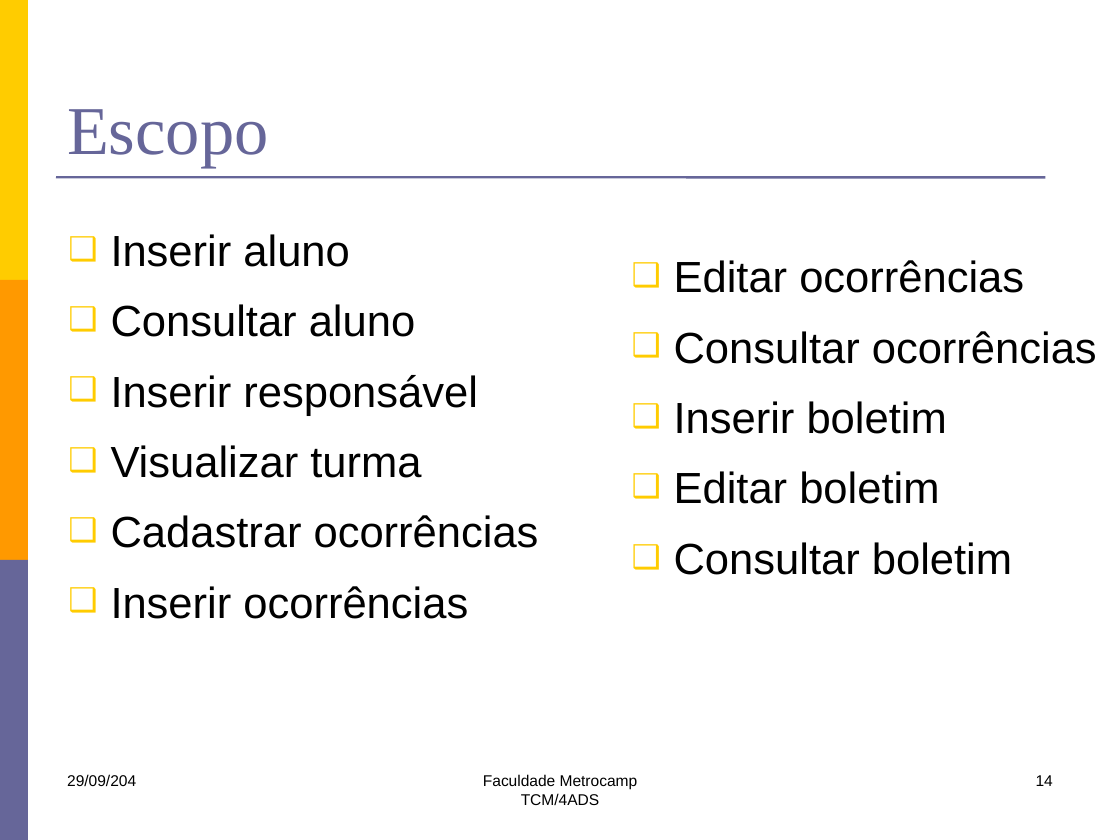
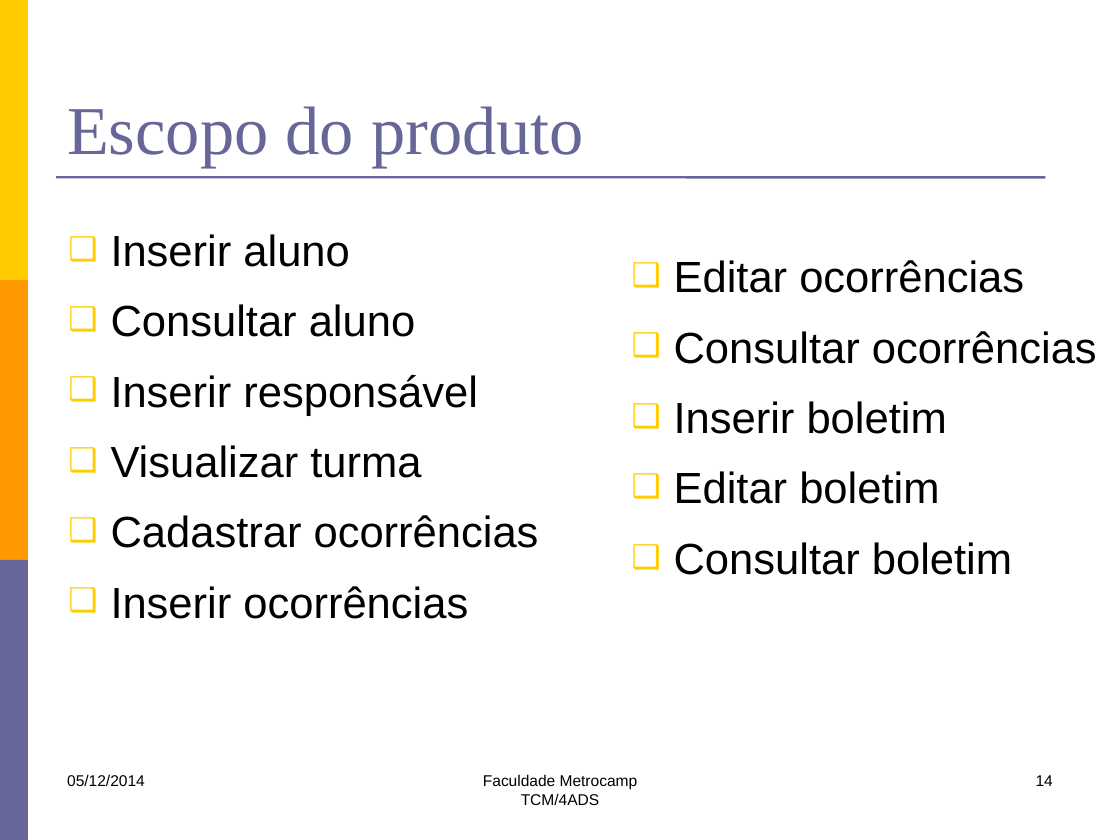
Before and after one commit to lfernandobra/pi5g1s14, a slide deck: slide 14 of documentacao/G5_Apresentacao2sem2014 final.pptx. Drawn at 1120x840 pixels with LibreOffice and Linux fonts; fonts in the diff are those of the drawing. Boxes give left, top, right and bottom in pixels: in the first picture for what was removed or moved away, otherwise in the second. Text is boxed around its words. In the diff, an @@ line names an element or a change of style, - is before the commit and + after.

```diff
--- a/documentacao/G5_Apresentacao2sem2014 final.pptx
+++ b/documentacao/G5_Apresentacao2sem2014 final.pptx
@@ title at (x1=67, y1=106, x2=584, y2=167): text changed @@
-Escopo
+Escopo do produto
@@ text at (x1=67, y1=774, x2=145, y2=786): text changed @@
-29/09/204
+05/12/2014
```
Also in this commit, not shown: 23 other slides changed, 3 slides added, 2 slides removed.
